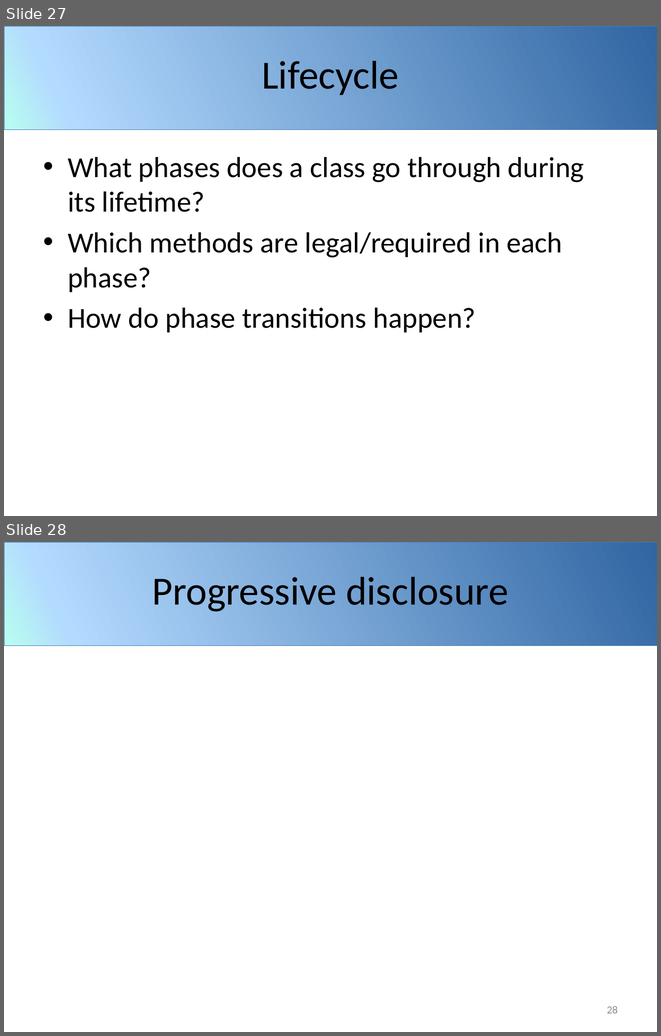
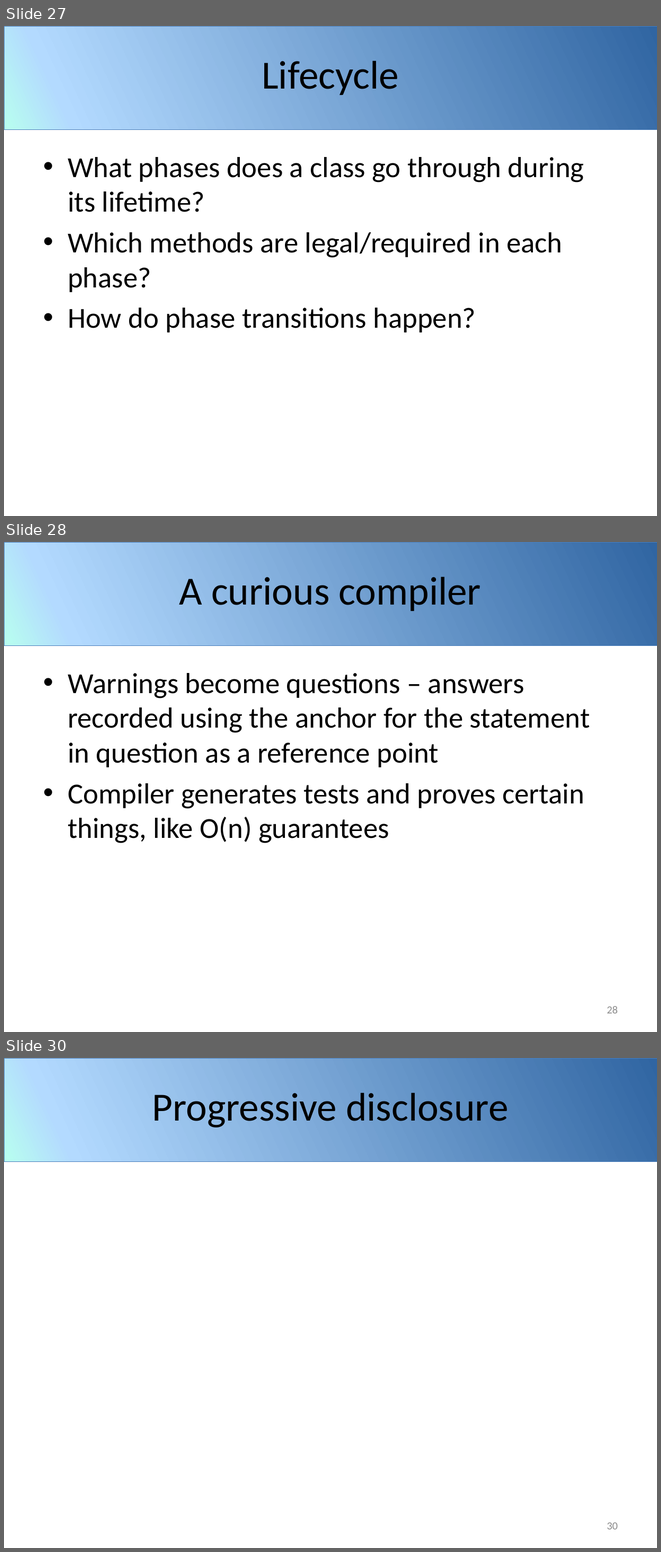
Before and after one commit to mikiec84/intent, a slide deck: assets/introducing-intent.pptx. Shown one above the other, each under a label of ours: slides 27 and 28 before the commit, slides 27, 28 and 30 after it; the slides between them are not shown. The pictures are 661x1036 and 661x1552 pixels, drawn with LibreOffice and Linux fonts; fonts in the diff are those of the drawing; background and template pictures are left out. Boxes give left, top, right and bottom in pixels: in the first picture for what was removed or moved away, otherwise in the second. Text is boxed around its words. In the diff, an @@ line names an element or a change of style, - is before the commit and + after.

```diff
--- a/assets/introducing-intent.pptx
+++ b/assets/introducing-intent.pptx
@@ slide 28 added at (4,542,657,1032), background #FFFFFF; not listed: 2 template elements that a slide beside it also shows @@
@@ title added at (179,576,482,611), 44 pt, text #000000 @@
+A curious compiler
@@ text added at (68,673,590,843), 32 pt, text #000000 @@
+• Warnings become questions – answers recorded using the anchor for the statement in question as a reference point
+• Compiler generates tests and proves certain things, like O(n) guarantees
@@ page number added at (607,1006,618,1013), 12 pt, text #8C8C8C @@
+28
@@ what was slide 28 is now slide 30 @@
@@ page number at (607,1522,618,1529): text changed @@
-28
+30
```
Also in this commit, not shown: 1 other slide added.
